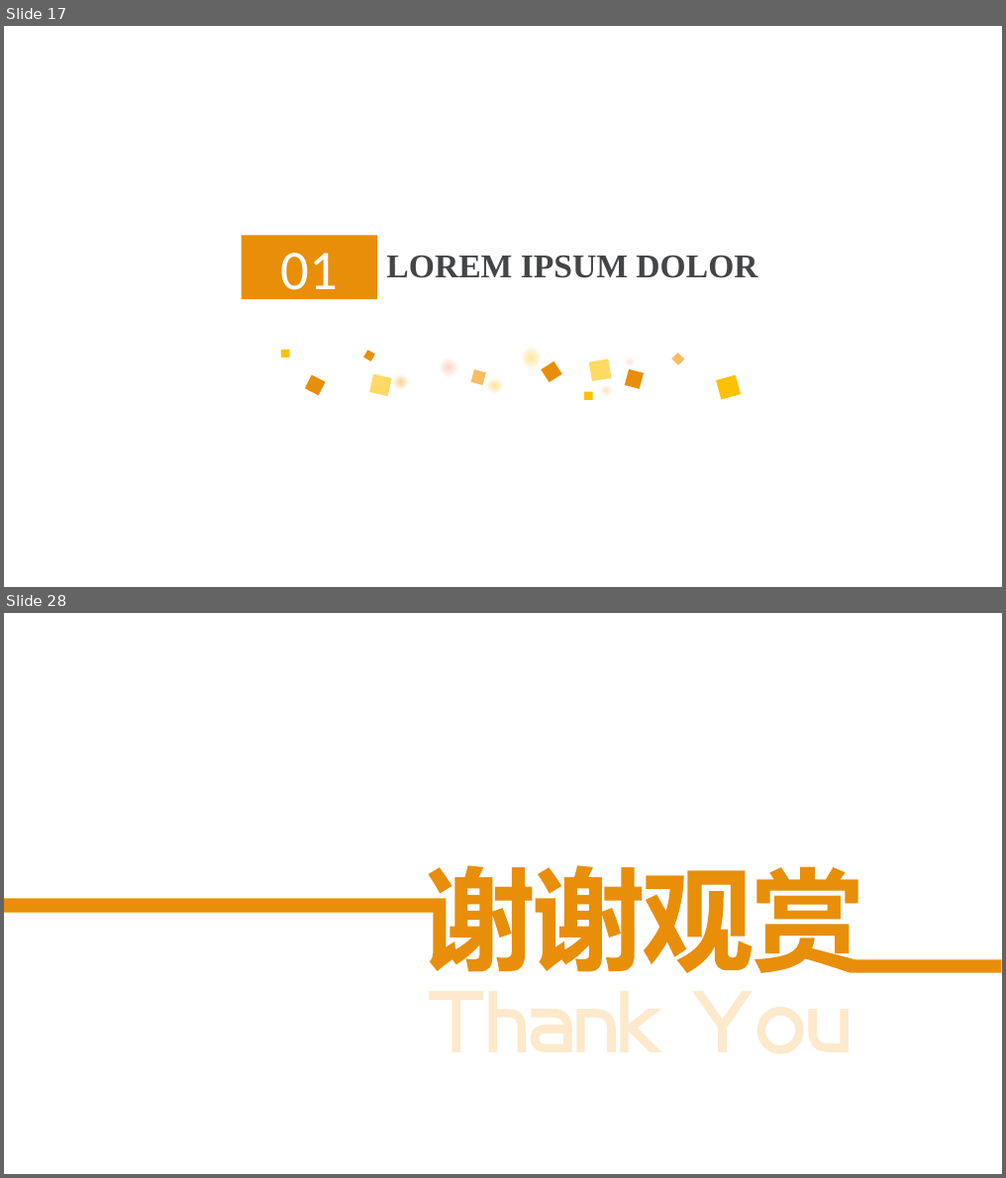
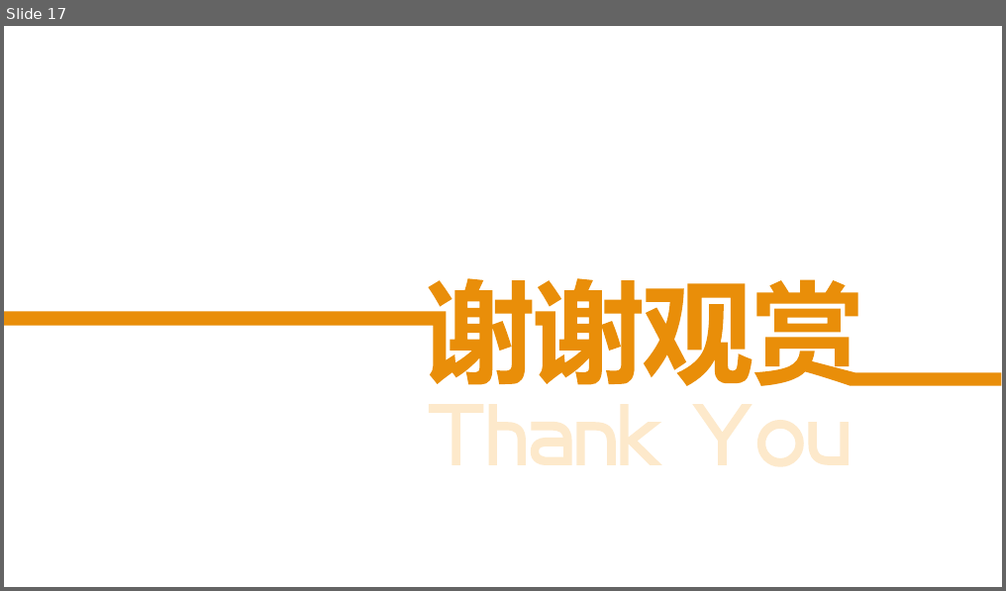
Before and after one commit to FredJiangFei/freetalk, a slide deck: 17.5/橙子.pptx. Shown one above the other, each under a label of ours: slides 17 and 28 before the commit, slide 17 after it; the slides between them are not shown. The pictures are 1006x1178 and 1006x591 pixels, drawn with LibreOffice and Linux fonts; fonts in the diff are those of the drawing; background and template pictures are left out. Boxes give left, top, right and bottom in pixels: in the first picture for what was removed or moved away, otherwise in the second. Text is boxed around its words. In the diff, an @@ line names an element or a change of style, - is before the commit and + after.

```diff
--- a/17.5/橙子.pptx
+++ b/17.5/橙子.pptx
@@ slide 17 removed at (x1=4, y1=26, x2=1002, y2=587), background picture (left out); not listed: 2 template elements that a slide beside it also shows @@
@@ rectangle removed at (x1=242, y1=236, x2=377, y2=300) @@
@@ text removed at (x1=281, y1=253, x2=338, y2=302) @@
-01
@@ title removed at (x1=386, y1=255, x2=757, y2=278) @@
-LOREM IPSUM DOLOR
@@ rectangle removed at (x1=281, y1=350, x2=289, y2=358) @@
@@ rectangle removed at (x1=364, y1=350, x2=375, y2=362) @@
@@ ellipse removed at (x1=520, y1=345, x2=544, y2=372) @@
@@ rectangle removed at (x1=305, y1=375, x2=326, y2=395) @@
@@ rectangle removed at (x1=369, y1=374, x2=392, y2=397) @@
@@ ellipse removed at (x1=389, y1=373, x2=412, y2=391) @@
@@ ellipse removed at (x1=438, y1=356, x2=460, y2=379) @@
@@ rectangle removed at (x1=471, y1=370, x2=486, y2=385) @@
@@ ellipse removed at (x1=483, y1=376, x2=505, y2=396) @@
@@ rectangle removed at (x1=541, y1=362, x2=562, y2=382) @@
@@ rectangle removed at (x1=589, y1=360, x2=611, y2=381) @@
@@ ellipse removed at (x1=623, y1=354, x2=638, y2=371) @@
@@ rectangle removed at (x1=625, y1=370, x2=644, y2=389) @@
@@ rectangle removed at (x1=672, y1=353, x2=685, y2=367) @@
@@ rectangle removed at (x1=716, y1=375, x2=741, y2=400) @@
@@ rectangle removed at (x1=584, y1=392, x2=592, y2=400) @@
@@ ellipse removed at (x1=598, y1=382, x2=614, y2=400) @@
@@ what was slide 28 is now slide 17 @@
```
Also in this commit, not shown: 4 slides changed, 9 slides added, 20 other slides removed, 1 other file.
